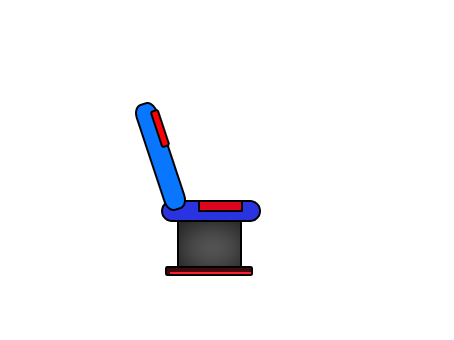
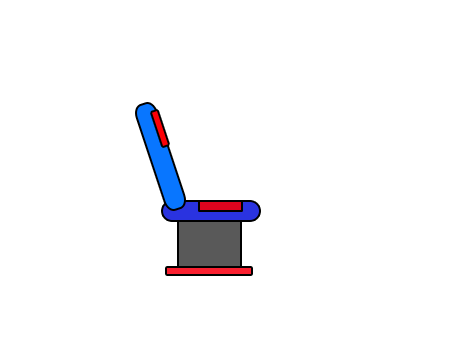
Layered file, before and after one edit (454 × 340). Changes by layer:
pixels changed over left=167, top=222, right=251, bottom=274 (layer not identified)
